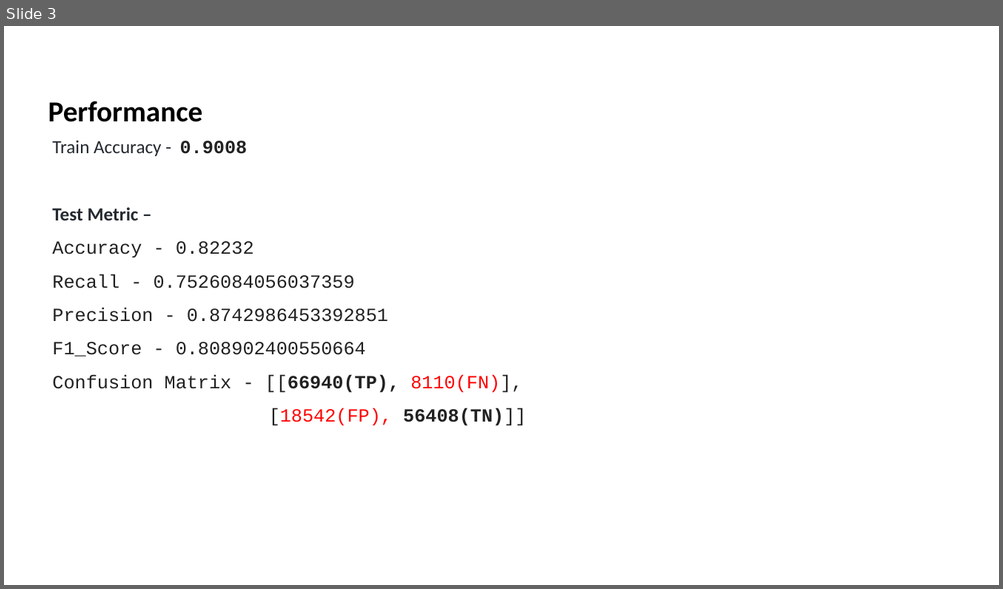
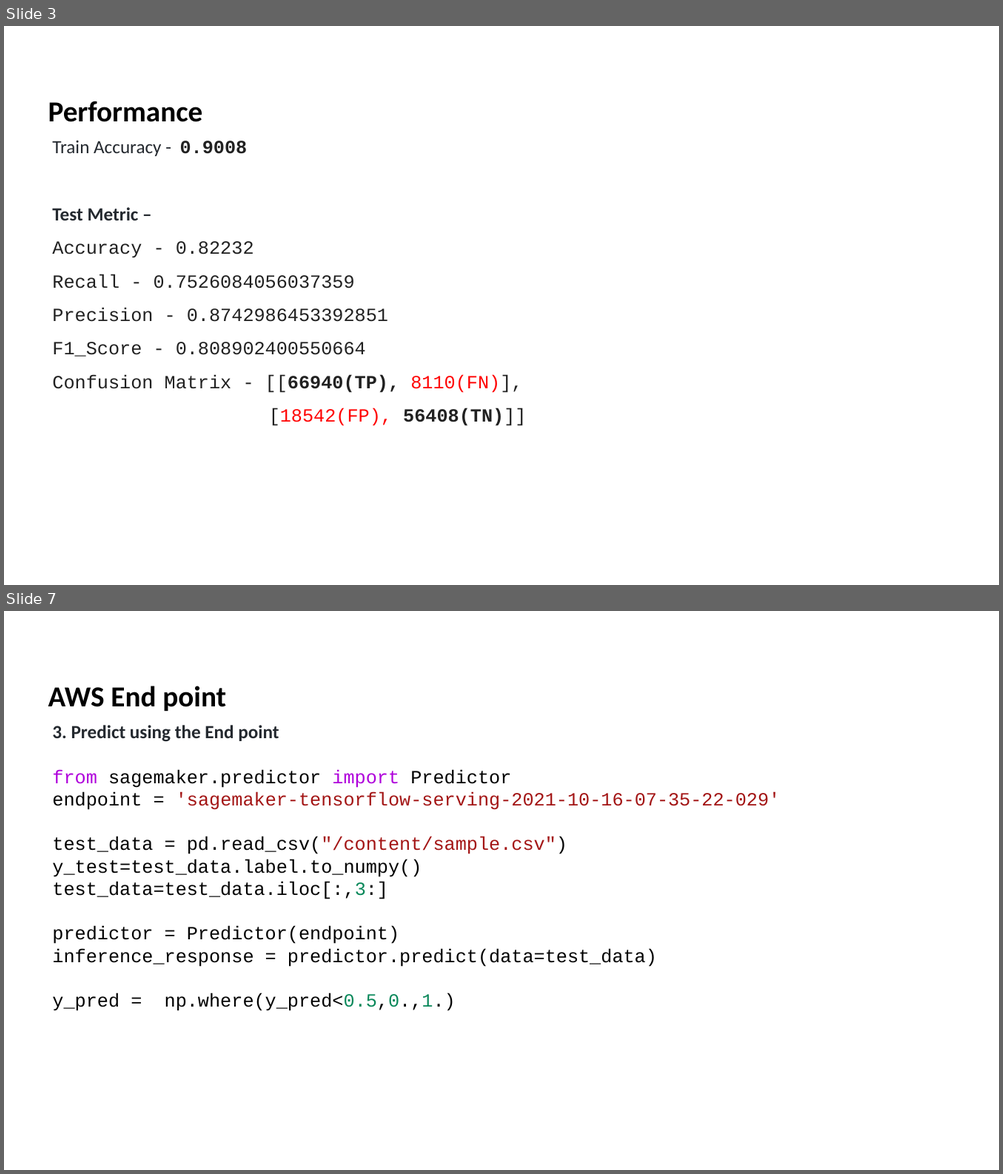
Before and after one commit to abhi5movva/Cyber_AI_Mid_Term, a slide deck: Cyber_sec.pptx. Shown one above the other, each under a label of ours: slide 3 before the commit, slides 3 and 7 after it; the slides between them are not shown. The pictures are 1003x589 and 1003x1174 pixels, drawn with LibreOffice and Linux fonts; fonts in the diff are those of the drawing. Boxes give left, top, right and bottom in pixels: in the first picture for what was removed or moved away, otherwise in the second. Text is boxed around its words. In the diff, an @@ line names an element or a change of style, - is before the commit and + after.

```diff
--- a/Cyber_sec.pptx
+++ b/Cyber_sec.pptx
@@ slide 7 added at box(4, 611, 999, 1170), background #FFFFFF @@
@@ text added at box(48, 686, 226, 711), 28 pt, text #000000, bold @@
+AWS End point
@@ text added at box(52, 725, 780, 1011), 18 pt, text #000000 @@
+3. Predict using the End point
+from sagemaker.predictor import Predictor
+endpoint = 'sagemaker-tensorflow-serving-2021-10-16-07-35-22-029'
+test_data = pd.read_csv("/content/sample.csv")
+y_test=test_data.label.to_numpy()
+test_data=test_data.iloc[:,3:]
+predictor = Predictor(endpoint)
+inference_response = predictor.predict(data=test_data)
+y_pred = np.where(y_pred<0.5,0.,1.)
```
Also in this commit, not shown: 1 slide changed, 3 other slides added.
